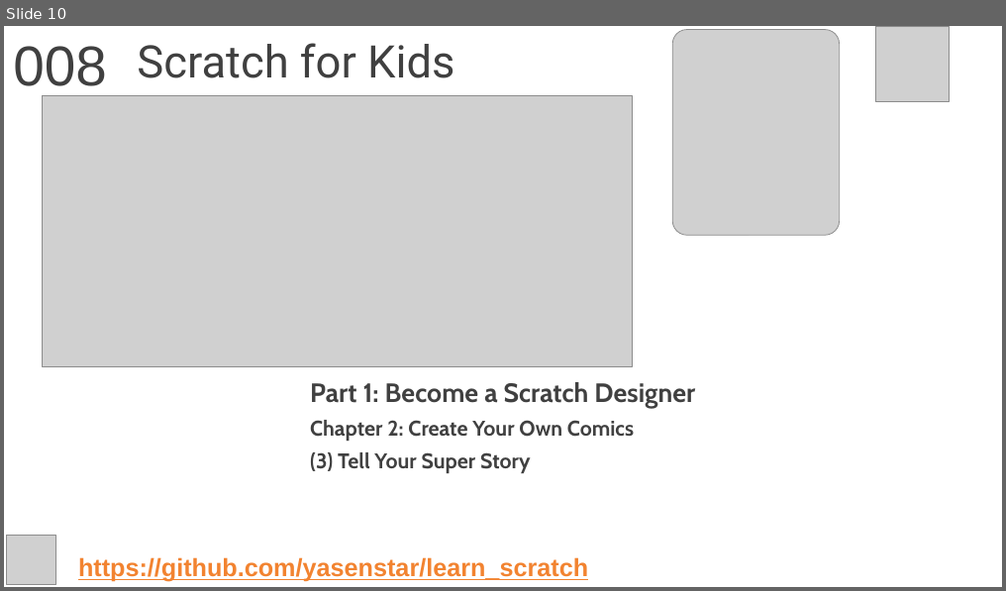
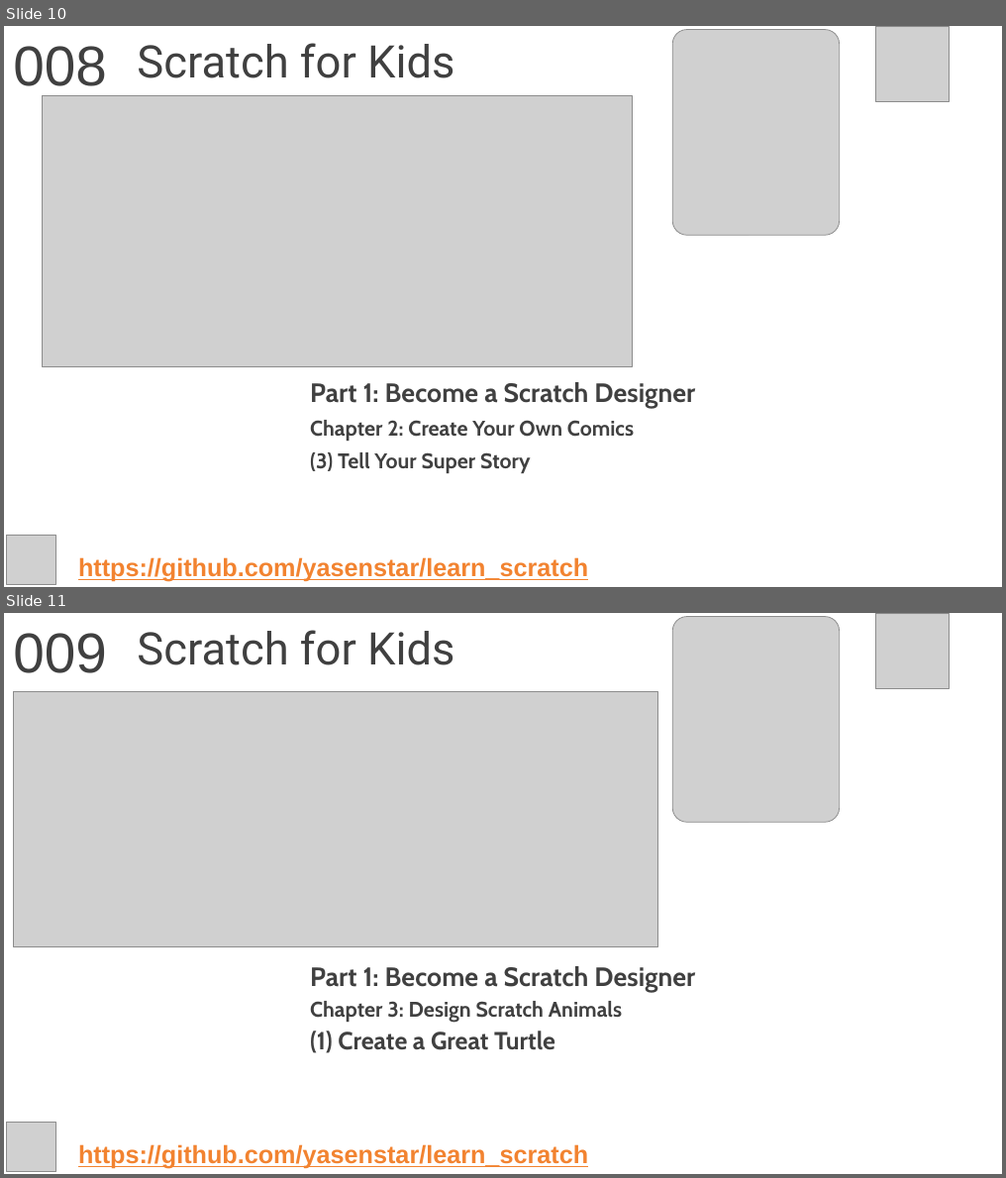
Before and after one commit to yasenstar/learn_scratch, a slide deck: scratch4kids/Scratch4Kids.pptx. Shown one above the other, each under a label of ours: slide 10 before the commit, slides 10 and 11 after it. The pictures are 1006x591 and 1006x1178 pixels, drawn with LibreOffice and Linux fonts; fonts in the diff are those of the drawing; grey boxes stand for pictures; background and template pictures are left out. Boxes give left, top, right and bottom in pixels: in the first picture for what was removed or moved away, otherwise in the second. Text is boxed around its words. In the diff, an @@ line names an element or a change of style, - is before the commit and + after.

Commit message:
prepare chapter 3

```diff
--- a/scratch4kids/Scratch4Kids.pptx
+++ b/scratch4kids/Scratch4Kids.pptx
@@ slide 11 added at <box>4,613,1002,1174</box>, background picture (left out) @@
@@ text added at <box>13,633,107,673</box>, 54 pt, text #404040 @@
+009
@@ title added at <box>137,630,454,665</box>, 43.2 pt, text #404040 @@
+Scratch for Kids
@@ picture added at <box>672,617,840,823</box> @@
@@ picture added at <box>876,614,949,688</box> @@
@@ picture added at <box>14,691,657,947</box> @@
@@ subtitle added at <box>310,966,695,1054</box>, 20.4 pt, text #404040, bold @@
+Part 1: Become a Scratch Designer
+Chapter 3: Design Scratch Animals
+(1) Create a Great Turtle
@@ picture added at <box>7,1123,56,1172</box> @@
@@ text added at <box>78,1145,588,1169</box>, 24 pt, text #F28330, bold, underline @@
+https://github.com/yasenstar/learn_scratch
```
Also in this commit, not shown: 3 other slides added, 1 other file.
